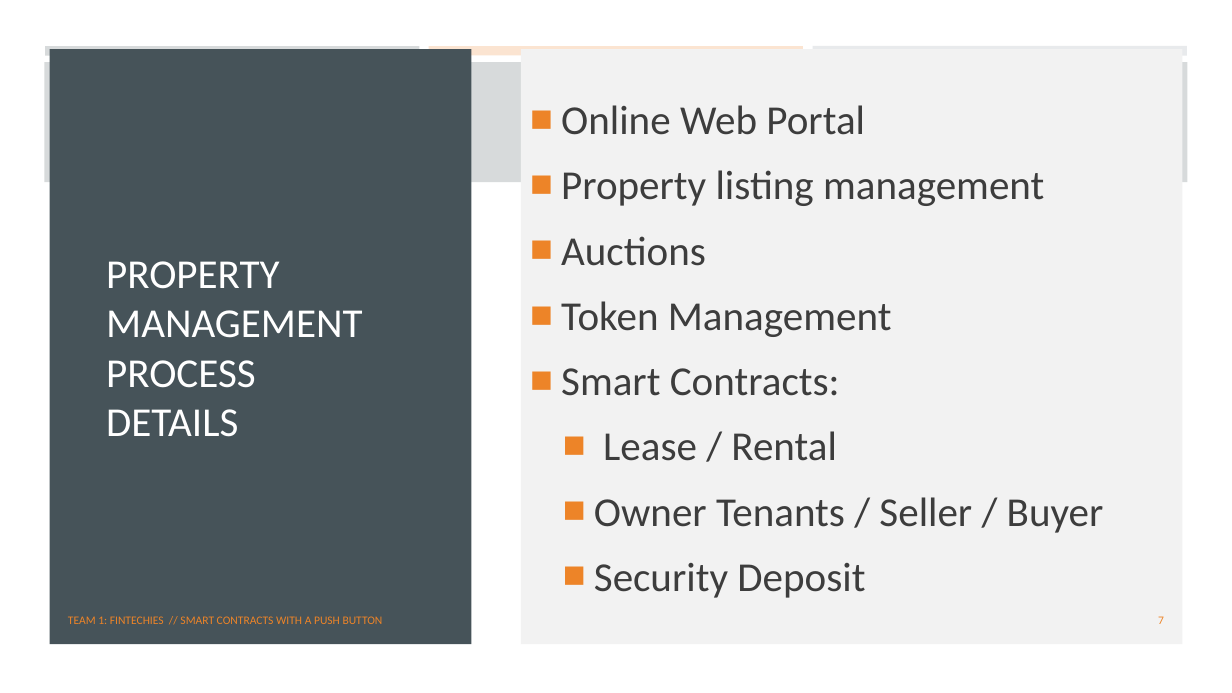
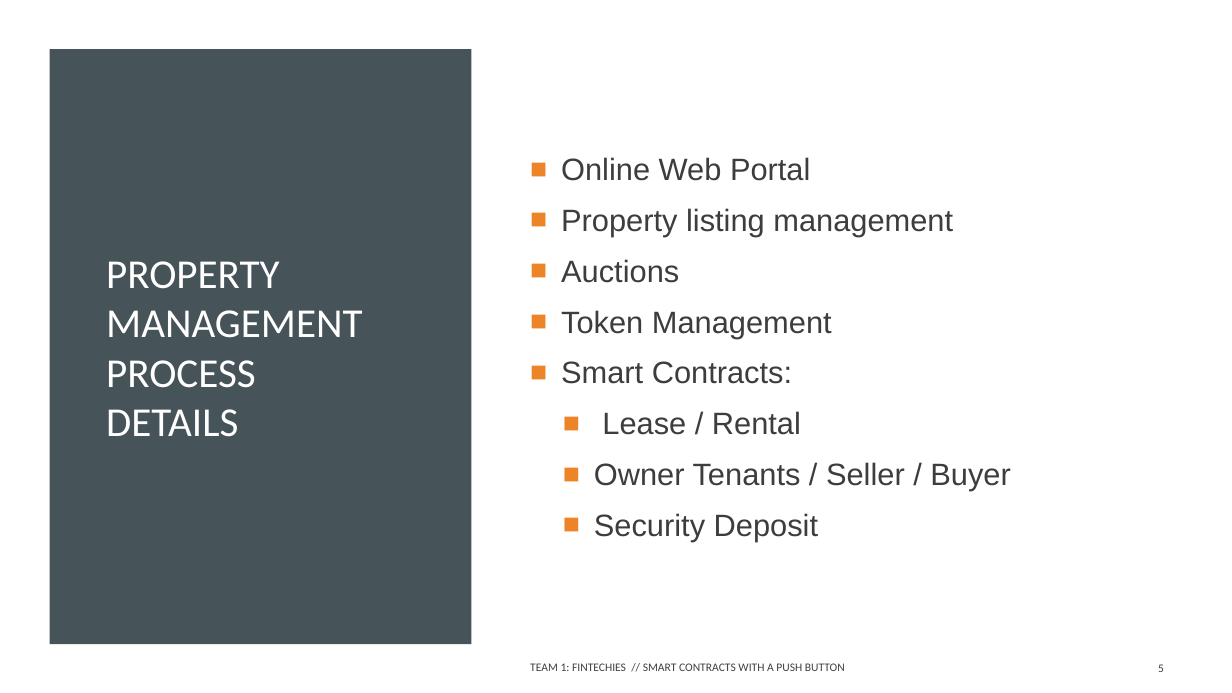
Before and after one commit to maitree7/BlocHome_DeFi, a slide deck: slide 5 of Presentation/Bloc_Home_20201012.pptx (slide 7 before the commit). Drawn at 1232x693 pixels with LibreOffice and Linux fonts; fonts in the diff are those of the drawing. Boxes give left, top, right and bottom in pixels: in the first picture for what was removed or moved away, otherwise in the second. Text is boxed around its words. In the diff, an @@ line names an element or a change of style, - is before the commit and + after.

```diff
--- a/Presentation/Bloc_Home_20201012.pptx
+++ b/Presentation/Bloc_Home_20201012.pptx
@@ background #FFFFFF at 79% opacity to #FFFFFF @@
@@ rectangle at bbox=[0, 0, 1232, 693]: fill #FFFFFF at 79% opacity to #FFFFFF @@
@@ rectangle removed at bbox=[45, 46, 420, 55] @@
@@ rectangle removed at bbox=[429, 46, 803, 55] @@
@@ rectangle removed at bbox=[812, 46, 1187, 56] @@
@@ rectangle removed at bbox=[44, 62, 1188, 182] @@
@@ text "Online Web Portal": place and size @@
-text "Online Web Portal" at bbox=[521, 49, 1183, 644]
+text "Online Web Portal" at bbox=[561, 157, 1010, 542]
@@ text "Online Web Portal" at bbox=[561, 157, 1010, 542]: size 32 to 24 pt, font Calibri to Arial; less space between paragraphs; fill #F2F2F2 to none @@
@@ page number removed at bbox=[1158, 616, 1164, 624] @@
-7
@@ text "TEAM 1: FINTECHIES // SMART ...": place and size @@
-text "TEAM 1: FINTECHIES // SMART ..." at bbox=[68, 616, 383, 624]
+text "TEAM 1: FINTECHIES // SMART ..." at bbox=[530, 663, 845, 671]
@@ text "TEAM 1: FINTECHIES // SMART ..." at bbox=[530, 663, 845, 671]: text colour #ED8428 to #404040; more space between paragraphs @@
@@ page number added at bbox=[1158, 664, 1164, 672], 9 pt, text #404040 @@
+5
```
Also in this commit, not shown: 11 other slides changed, 3 slides removed, 3 other files.
